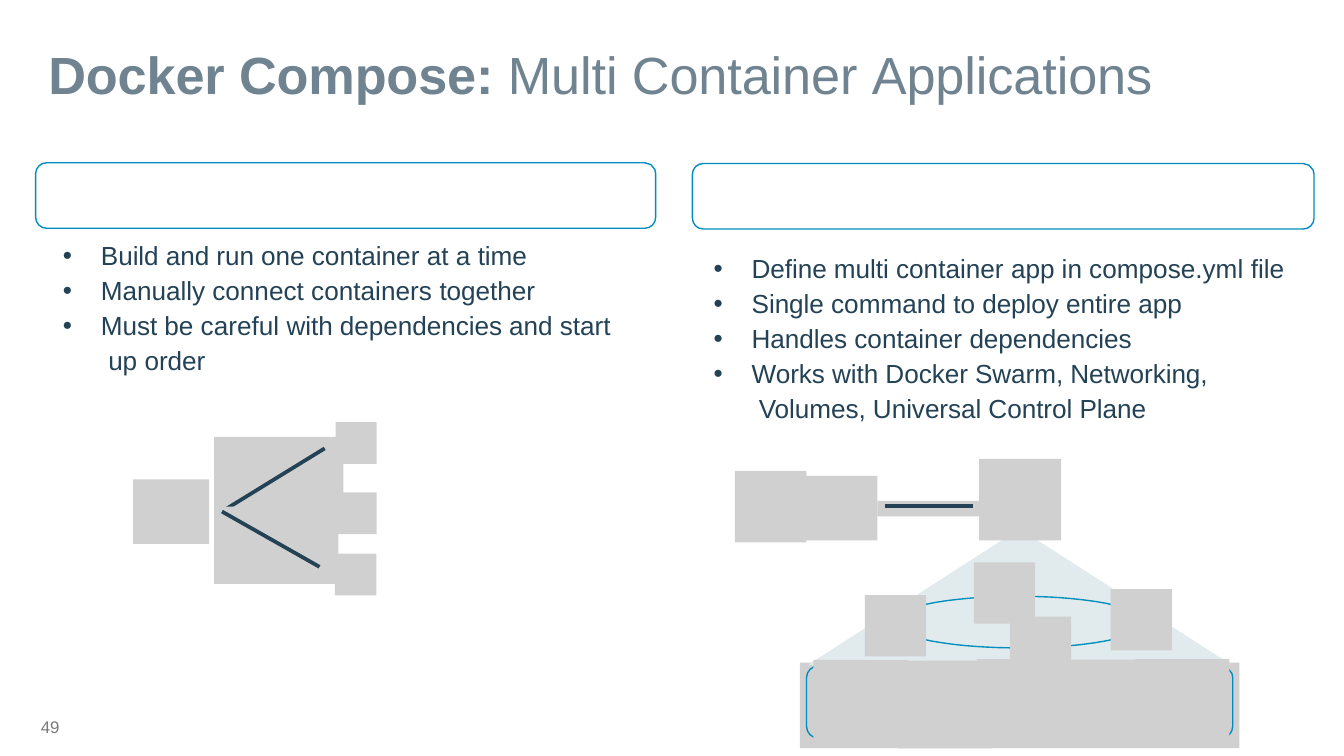
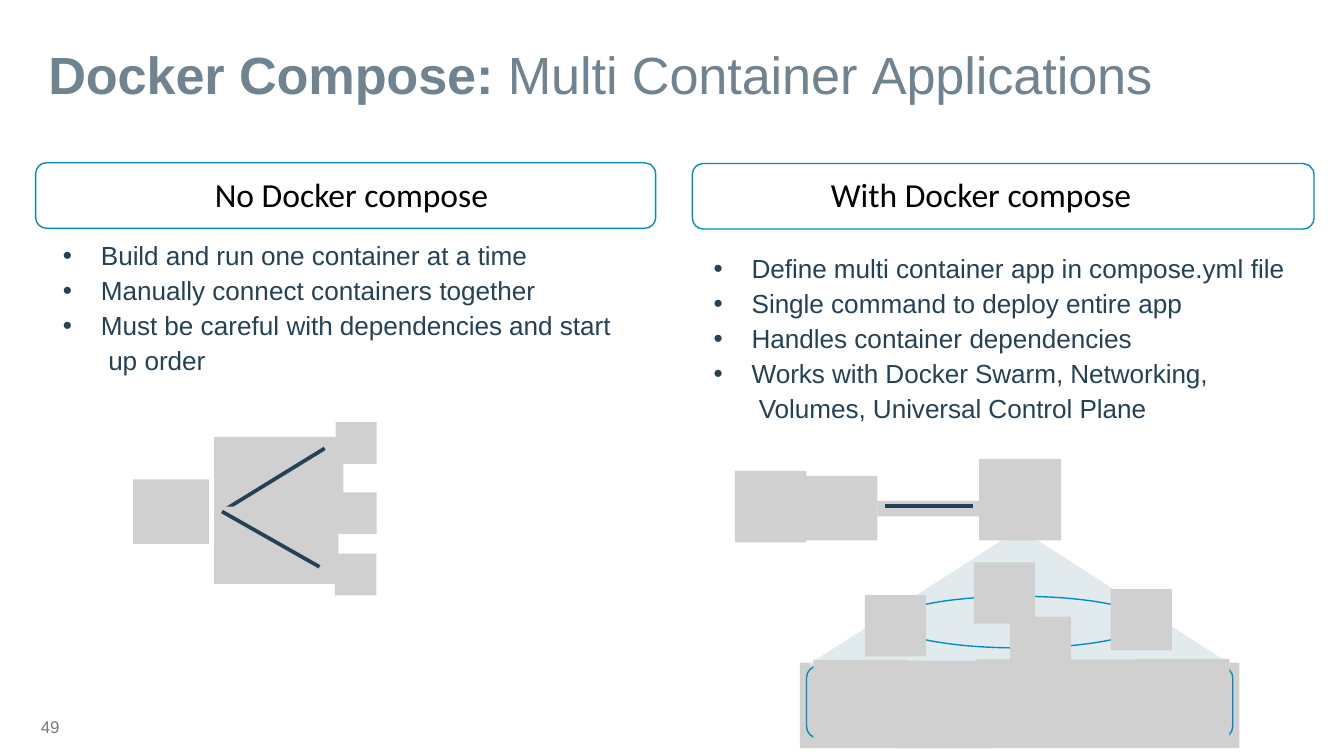
Before and after one commit to dinumathai/docker-training, a slide deck: slide 19 of traning.pptx. Drawn at 1344x756 pixels with LibreOffice and Linux fonts; fonts in the diff are those of the drawing; grey boxes stand for pictures; background and template pictures are left out. Boxes give left, top, right and bottom in pixels: in the first picture for what was removed or moved away, otherwise in the second. Text is boxed around its words. In the diff, an @@ line names an element or a change of style, - is before the commit and + after.

```diff
--- a/traning.pptx
+++ b/traning.pptx
@@ text added at [215, 183, 488, 213], 18 pt, text #000000 @@
+No Docker compose
@@ text added at [831, 183, 1132, 213], 18 pt, text #000000 @@
+With Docker compose
```
Also in this commit, not shown: 1 other slide changed.
